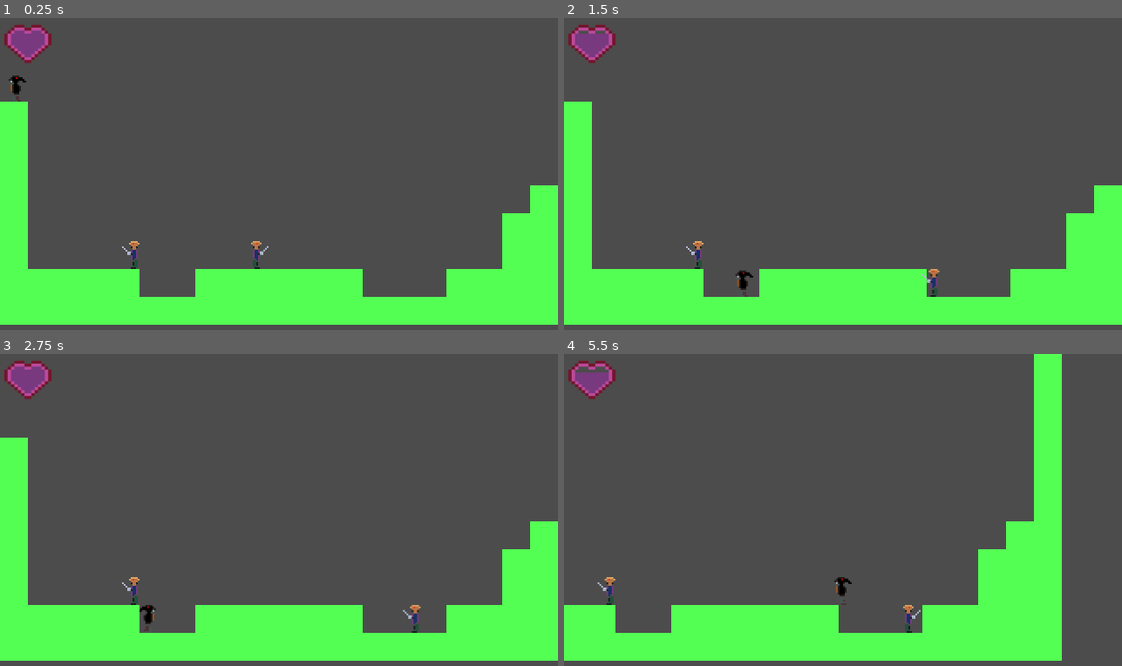
Above: before the commit, frames 1-4 (two rows, left to right).
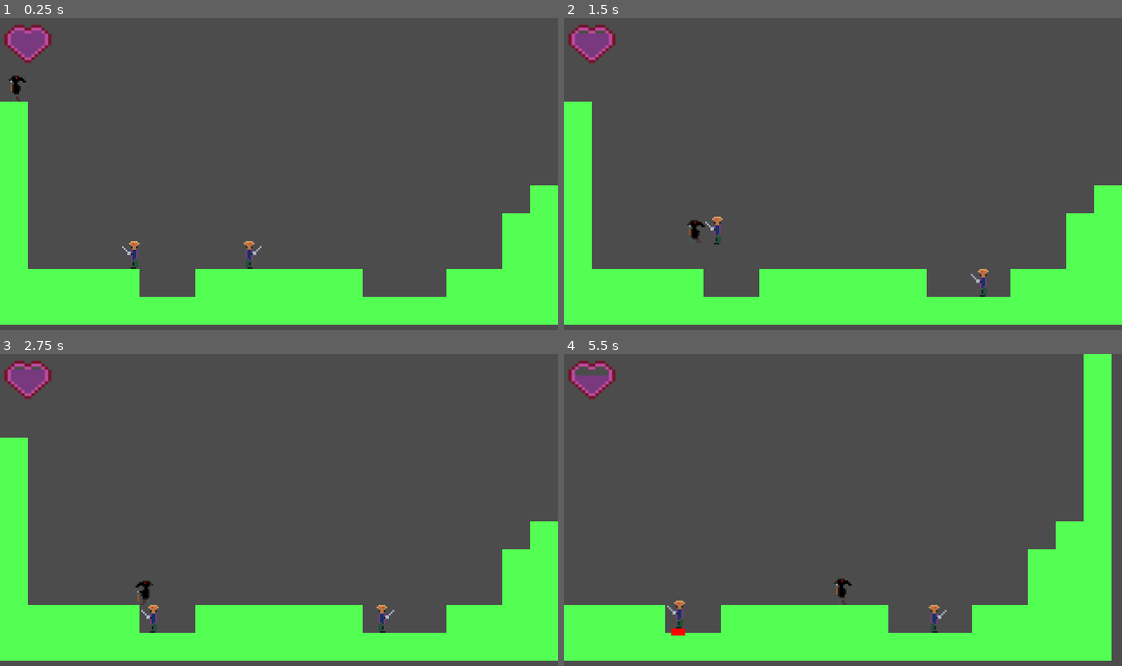
Above: after the commit, the same moments.

Repository: Guardian180/Game-Jam
Game: Godot game, scene res://src/Main.tscn
Two runs of this game, one before a commit and one after it. Both use one fixed random seed, a clock stepped at 60 frames per second and the inputs below.
Inputs (mouse positions are in pixels of both pictures, inside the frame that each line leads up to):
- Up to frame 1 (0.25 s): no input
- Up to frame 2 (1.5 s): tap Enter (ui_accept) at 0.5 s; move the mouse to (965, 158) at 0.52 s; hold D (MoveRight) from 0.53 s (still down); tap Q (Attack) at 0.6, 1.35 s; tap Space (Jump) at 0.77 s; move the mouse to (731, 189) at 1.27 s
- Up to frame 3 (2.75 s): tap Space (Jump) at 1.52 s; move the mouse to (334, 441) at 2.02 s; release D (MoveRight) at 2.03 s; hold A (MoveLeft) from 2.03 s (still down); tap P (Ouch) at 2.1 s; tap Q (Attack) at 2.3 s
- Up to frame 4 (5.5 s): move the mouse to (815, 572) at 2.77 s; release A (MoveLeft) at 2.78 s; hold D (MoveRight) 2.78-4.28 s; tap E (Platform) at 2.85 s; tap Space (Jump) at 3.02, 3.77, 4.52 s; tap Q (Attack) at 3.05, 3.8, 4.35, 5.1 s; move the mouse to (1010, 556) at 3.52 s; click (1010, 556) at 3.6 s; move the mouse to (675, 463) at 4.27 s; hold A (MoveLeft) 4.28-5.03 s; move the mouse to (870, 510) at 5.02 s; hold D (MoveRight) from 5.03 s (still down)

The runs differ from the first frame. In frame 1, 0.2% of the frame differs, in the area x 43-49%, y 71-81%; in frame 2, 0.7%; in frame 3, 0.7%; in frame 4, 15%, in the area x 2-99%, y 0-99%.

Commit message:
Hitbox updates, Gamepad support

Diff:
--- a/project.godot
+++ b/project.godot
@@ -36,21 +36,25 @@
 MoveLeft={
 "deadzone": 0.5,
 "events": [ Object(InputEventKey,"resource_local_to_scene":false,"resource_name":"","device":0,"alt":false,"shift":false,"control":false,"meta":false,"command":false,"pressed":false,"scancode":65,"physical_scancode":0,"unicode":0,"echo":false,"script":null)
+, Object(InputEventJoypadButton,"resource_local_to_scene":false,"resource_name":"","device":0,"button_index":14,"pressure":0.0,"pressed":false,"script":null)
  ]
 }
 MoveRight={
 "deadzone": 0.5,
 "events": [ Object(InputEventKey,"resource_local_to_scene":false,"resource_name":"","device":0,"alt":false,"shift":false,"control":false,"meta":false,"command":false,"pressed":false,"scancode":68,"physical_scancode":0,"unicode":0,"echo":false,"script":null)
+, Object(InputEventJoypadButton,"resource_local_to_scene":false,"resource_name":"","device":0,"button_index":15,"pressure":0.0,"pressed":false,"script":null)
  ]
 }
 Jump={
 "deadzone": 0.5,
 "events": [ Object(InputEventKey,"resource_local_to_scene":false,"resource_name":"","device":0,"alt":false,"shift":false,"control":false,"meta":false,"command":false,"pressed":false,"scancode":32,"physical_scancode":0,"unicode":0,"echo":false,"script":null)
+, Object(InputEventJoypadButton,"resource_local_to_scene":false,"resource_name":"","device":0,"button_index":0,"pressure":0.0,"pressed":false,"script":null)
  ]
 }
 Attack={
 "deadzone": 0.5,
 "events": [ Object(InputEventKey,"resource_local_to_scene":false,"resource_name":"","device":0,"alt":false,"shift":false,"control":false,"meta":false,"command":false,"pressed":false,"scancode":81,"physical_scancode":0,"unicode":0,"echo":false,"script":null)
+, Object(InputEventJoypadButton,"resource_local_to_scene":false,"resource_name":"","device":0,"button_index":2,"pressure":0.0,"pressed":false,"script":null)
  ]
 }
 Ouch={
@@ -61,21 +65,25 @@
 Up={
 "deadzone": 0.5,
 "events": [ Object(InputEventKey,"resource_local_to_scene":false,"resource_name":"","device":0,"alt":false,"shift":false,"control":false,"meta":false,"command":false,"pressed":false,"scancode":87,"physical_scancode":0,"unicode":0,"echo":false,"script":null)
+, Object(InputEventJoypadButton,"resource_local_to_scene":false,"resource_name":"","device":0,"button_index":12,"pressure":0.0,"pressed":false,"script":null)
  ]
 }
 Down={
 "deadzone": 0.5,
 "events": [ Object(InputEventKey,"resource_local_to_scene":false,"resource_name":"","device":0,"alt":false,"shift":false,"control":false,"meta":false,"command":false,"pressed":false,"scancode":83,"physical_scancode":0,"unicode":0,"echo":false,"script":null)
+, Object(InputEventJoypadButton,"resource_local_to_scene":false,"resource_name":"","device":0,"button_index":13,"pressure":0.0,"pressed":false,"script":null)
  ]
 }
 Platform={
 "deadzone": 0.5,
 "events": [ Object(InputEventKey,"resource_local_to_scene":false,"resource_name":"","device":0,"alt":false,"shift":false,"control":false,"meta":false,"command":false,"pressed":false,"scancode":69,"physical_scancode":0,"unicode":0,"echo":false,"script":null)
+, Object(InputEventJoypadButton,"resource_local_to_scene":false,"resource_name":"","device":0,"button_index":4,"pressure":0.0,"pressed":false,"script":null)
  ]
 }
 Shoot={
 "deadzone": 0.5,
 "events": [ Object(InputEventMouseButton,"resource_local_to_scene":false,"resource_name":"","device":0,"alt":false,"shi …(212 unchanged characters)…
+, Object(InputEventJoypadButton,"resource_local_to_scene":false,"resource_name":"","device":0,"button_index":3,"pressure":0.0,"pressed":false,"script":null)
  ]
 }
 
--- a/src/Enemy.tscn
+++ b/src/Enemy.tscn
@@ -50,6 +50,12 @@
 [sub_resource type="RectangleShape2D" id=1]
 extents = Vector2( 1.42863, 3.88126 )
 
+[sub_resource type="RectangleShape2D" id=11]
+extents = Vector2( 1.42863, 3.88126 )
+
+[sub_resource type="RectangleShape2D" id=12]
+extents = Vector2( 1.42863, 3.25047 )
+
 [node name="Enemy" type="KinematicBody2D"]
 collision_layer = 8
 collision_mask = 5
@@ -70,7 +76,7 @@
 
 [node name="CollisionShape2D" type="CollisionShape2D" parent="Hurtbox"]
 position = Vector2( -0.116126, 0.131256 )
-shape = SubResource( 1 )
+shape = SubResource( 11 )
 
 [node name="BodyHitbox" type="Area2D" parent="."]
 collision_layer = 16
@@ -78,8 +84,8 @@
 script = ExtResource( 3 )
 
 [node name="CollisionShape2D" type="CollisionShape2D" parent="BodyHitbox"]
-position = Vector2( -0.116126, 0.131256 )
-shape = SubResource( 1 )
+position = Vector2( -0.116126, 0.762045 )
+shape = SubResource( 12 )
 
 [connection signal="area_entered" from="BodyHitbox" to="BodyHitbox" method="_on_BodyHitbox_area_entered"]
 [connection signal="area_exited" from="BodyHitbox" to="BodyHitbox" method="_on_BodyHitbox_area_exited"]
--- a/src/Main.tscn
+++ b/src/Main.tscn
@@ -8,7 +8,7 @@
 
 [node name="Main" type="Node2D"]
 script = ExtResource( 3 )
-friction = 0.5
+friction = 0.4
 gravity = 10.0
 
 [node name="Player" parent="." instance=ExtResource( 2 )]
--- a/src/Player.gd
+++ b/src/Player.gd
@@ -133,7 +133,7 @@
 func do_melee_attack(direction, size, damage, heals):
 	var rel_pos = Vector2.ZERO
 	if direction == attack_direction.up || direction == attack_direction.down:
-		rel_pos.y = -4 if direction == attack_direction.up else 4
+		rel_pos.y = -5 if direction == attack_direction.up else 5
 	else:
 		rel_pos.x = 3 if direction == attack_direction.right else -3
 	var hitbox = create_hitbox(size, rel_pos, 5)
@@ -197,7 +197,7 @@
 		_charge_timer = 0.0
 		is_charging = true
 		is_attacking = true
-		var size = Vector2(1.0, 2.0)
+		var size = Vector2(2.0, 1.0)
 		var direction = attack_direction.up if pressed_up else \
 							attack_direction.down if pressed_down else \
 							attack_direction.right if is_facing_right else \
--- a/src/Player.tscn
+++ b/src/Player.tscn
@@ -65,6 +65,9 @@
 "speed": 5.0
 } ]
 
+[sub_resource type="RectangleShape2D" id=11]
+extents = Vector2( 1.3125, 2.77759 )
+
 [node name="Player" type="KinematicBody2D"]
 collision_layer = 2
 script = ExtResource( 2 )
@@ -91,5 +94,5 @@
 collision_mask = 16
 
 [node name="CollisionShape2D" type="CollisionShape2D" parent="Hurtbox"]
-position = Vector2( 0, 0.25 )
-shape = SubResource( 1 )
+position = Vector2( -9.53674e-07, -0.722409 )
+shape = SubResource( 11 )
Not shown: 1 places in src/Enemy.tscn that only renumber resources
Not shown: 1 places in src/Player.tscn that only renumber resources
